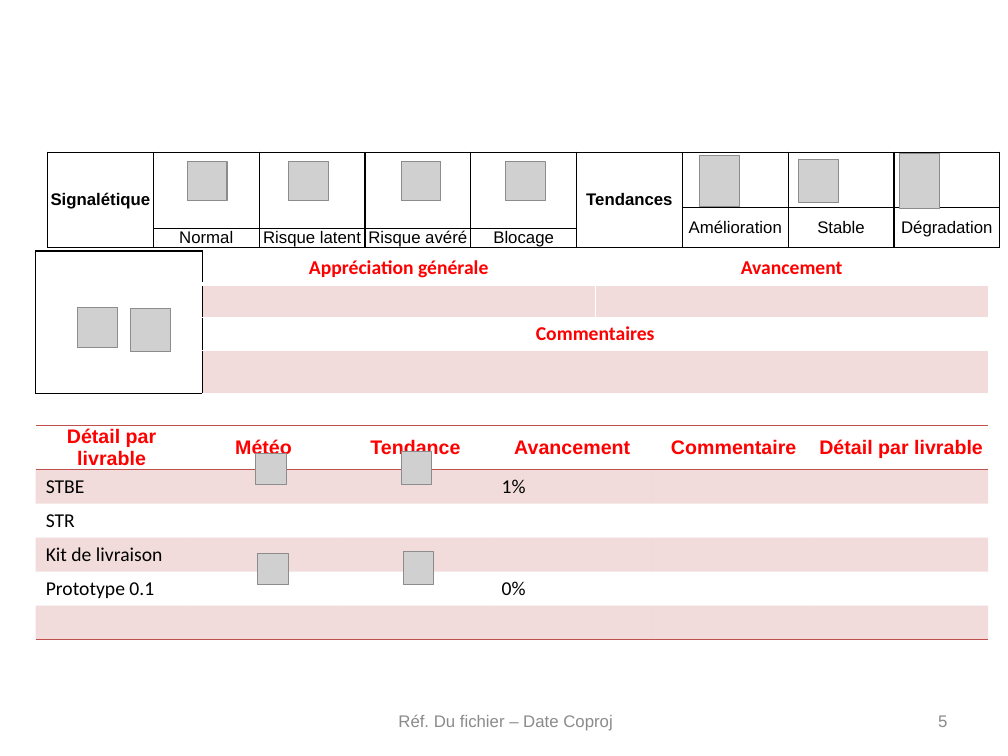
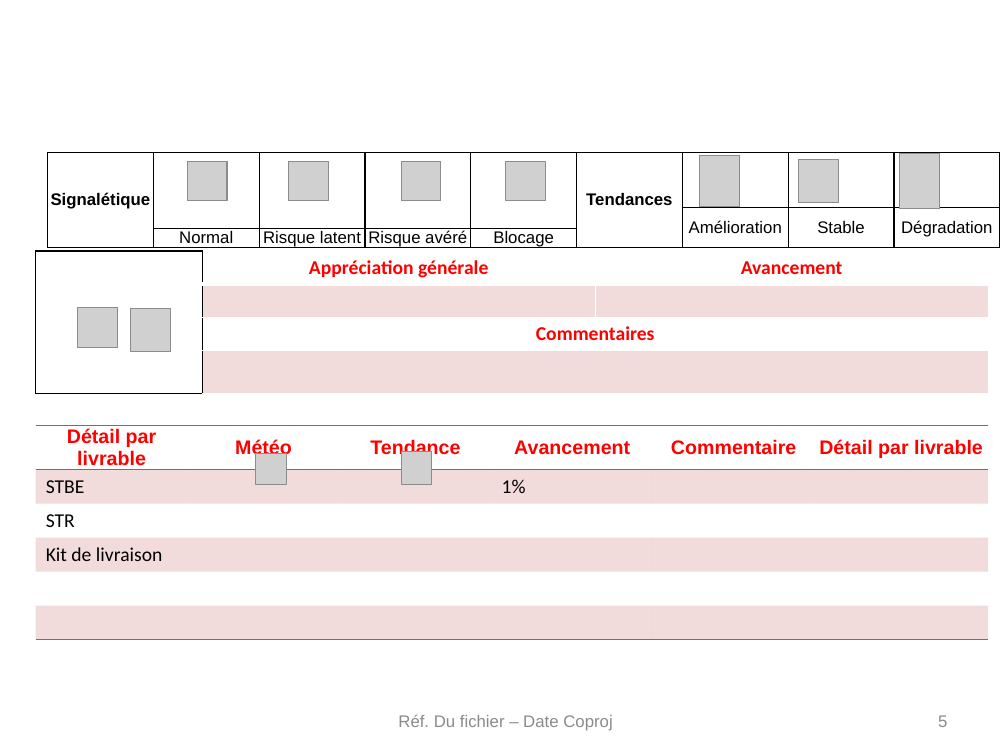
Before and after one commit to elecharny/pi-injector, a slide deck: slide 5 of Documents/TB 2014.10.28.pptx. Drawn at 1008x756 pixels with LibreOffice and Linux fonts; fonts in the diff are those of the drawing; grey boxes stand for pictures; background and template pictures are left out. Boxes give left, top, right and bottom in pixels: in the first picture for what was removed or moved away, otherwise in the second. Text is boxed around its words. In the diff, an @@ line names an element or a change of style, - is before the commit and + after.

```diff
--- a/Documents/TB 2014.10.28.pptx
+++ b/Documents/TB 2014.10.28.pptx
@@ table at [35, 425, 988, 621] @@
-row 5: Prototype 0.1 |  |  | 0% |  | 
+row 6:  |  |  |  |  | 
@@ picture removed at [258, 553, 289, 585] @@
@@ picture removed at [403, 551, 433, 584] @@
```
Also in this commit, not shown: 3 other slides changed, 1 other file.
